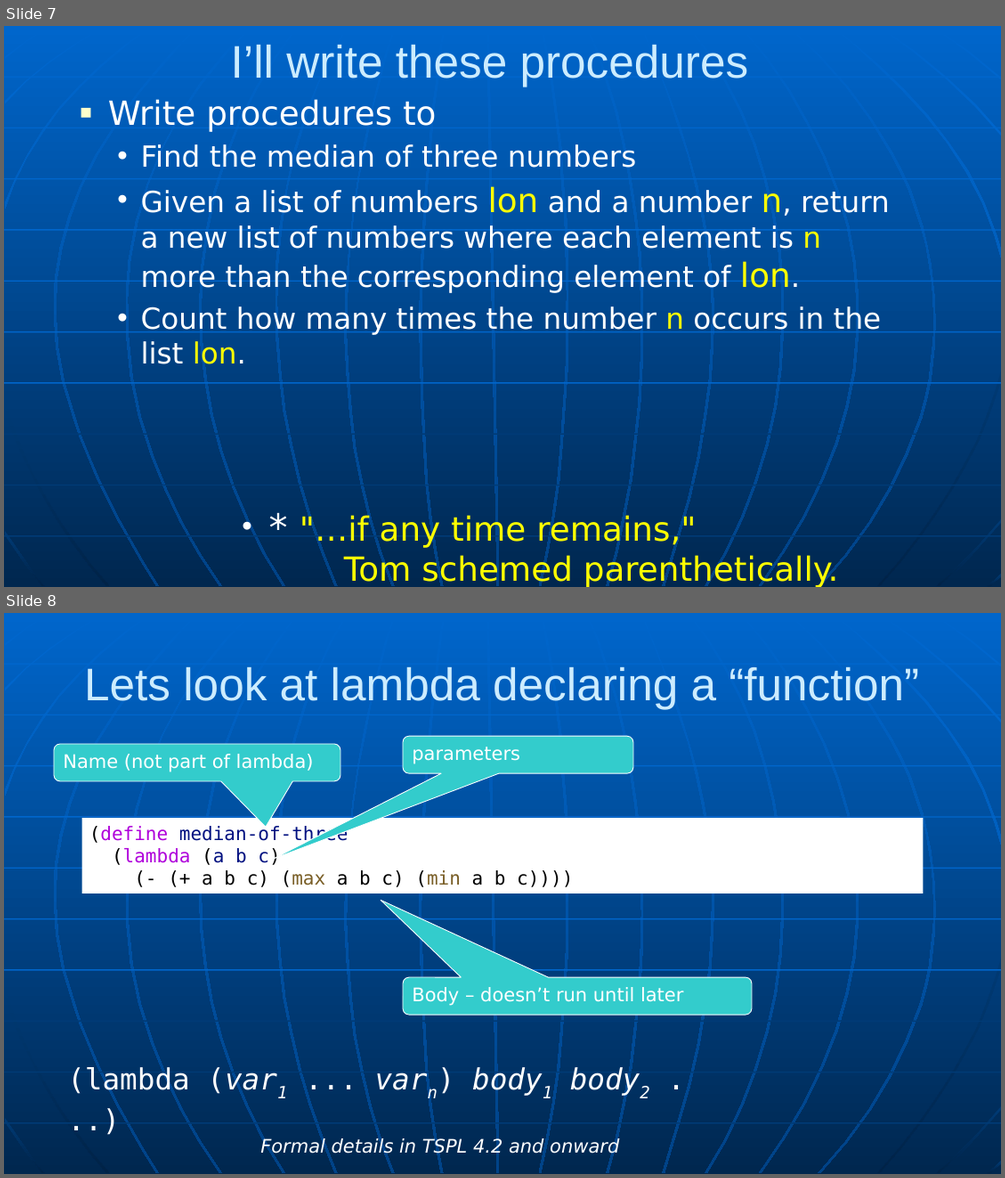
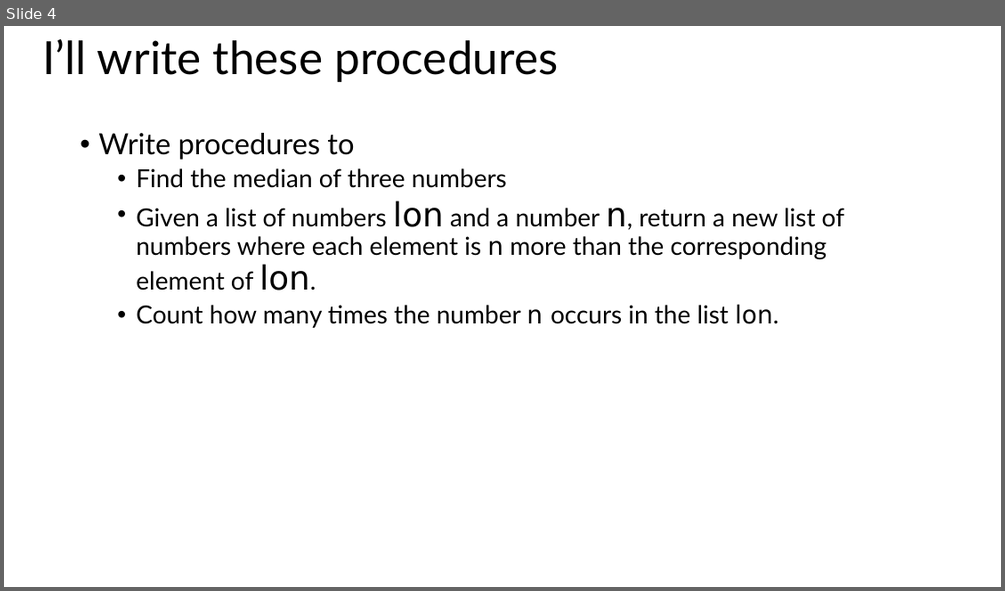
Before and after one commit to RHIT-CSSE/csse304, a slide deck: ClassMaterials/Lambda/Lambda.pptx. Shown one above the other, each under a label of ours: slides 7 and 8 before the commit, slide 4 after it. The pictures are 1005x1178 and 1005x591 pixels, drawn with LibreOffice and Linux fonts; fonts in the diff are those of the drawing. Boxes give left, top, right and bottom in pixels: in the first picture for what was removed or moved away, otherwise in the second. Text is boxed around its words. In the diff, an @@ line names an element or a change of style, - is before the commit and + after.

```diff
--- a/ClassMaterials/Lambda/Lambda.pptx
+++ b/ClassMaterials/Lambda/Lambda.pptx
@@ slide 8 removed at bbox=[4, 613, 1001, 1174], background gradient #0066CC to #004488; not listed: 34 template elements that a slide beside it also shows @@
@@ title removed at bbox=[84, 667, 919, 709] @@
-Lets look at lambda declaring a “function”
@@ rounded speech box removed at bbox=[54, 744, 340, 781] @@
-Name (not part of lambda)
@@ rounded speech box removed at bbox=[403, 737, 633, 774] @@
-parameters
@@ rectangle removed at bbox=[81, 818, 923, 893] @@
-(define median-of-three
-(lambda (a b c)
-(- (+ a b c) (max a b c) (min a b c))))
@@ rounded speech box removed at bbox=[403, 977, 752, 1014] @@
-Body – doesn’t run until later
@@ text removed at bbox=[67, 1065, 189, 1095] @@
-(lambda (var1 ... varn) body1 body2 ...)
@@ text removed at bbox=[260, 1137, 619, 1157] @@
-Formal details in TSPL 4.2 and onward
@@ what was slide 7 is now slide 4 @@
@@ slide 4 changed as well @@
@@ background gradient #0066CC to #004488 to #FFFFFF @@
@@ title "I’ll write these procedures" at bbox=[42, 39, 558, 82]: font Arial to Lato, text colour #CCECFF to #000000; alignment centre to left; line spacing 1 to 0.9 @@
@@ text "Write procedures to": place and size @@
-text "Write procedures to" at bbox=[108, 99, 890, 364]
+text "Write procedures to" at bbox=[98, 133, 844, 328]
@@ text "Write procedures to" at bbox=[98, 133, 844, 328]: size 32 to 28 pt in "Write procedures to"; font DejaVu Sans to Lato, text colour #FFFFFF to #000000; size 28 to 24 pt in "Find the median of three numbers", "Given a list of numbers and a ...", "Count how many times the number n ..."; text colour #FFFF00 to #000000 in "lon n, n lon.", "n lon."; bullet ■ to •; line spacing 1 to 0.9; more space between paragraphs; indent changed @@
@@ group removed at bbox=[4, 26, 1001, 587]: 24 freeform shapes, 10 lines @@
@@ text removed at bbox=[299, 513, 839, 587] @@
-• * "…if any time remains,"
-  Tom schemed parenthetically.
```
Also in this commit, not shown: 4 other slides changed, 2 slides added, 4 other slides removed, 1 other file.
